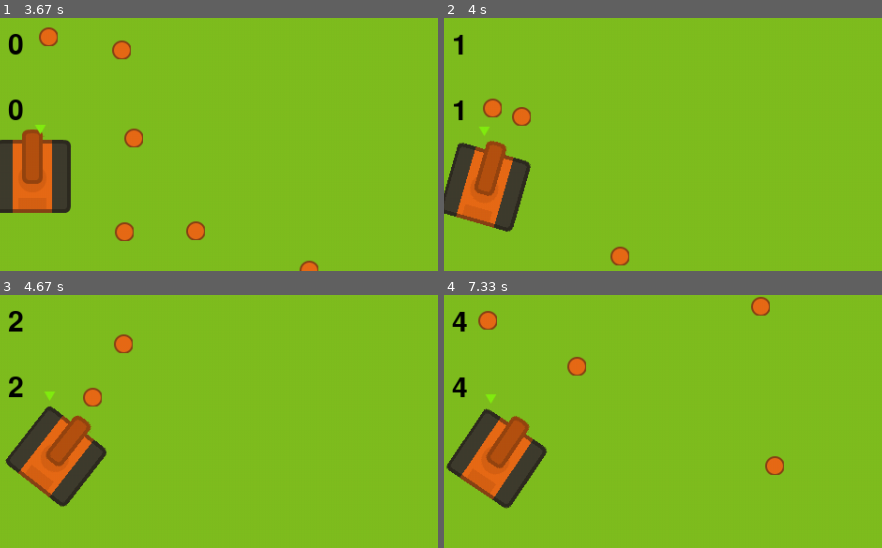
Above: before the commit, frames 1-4 (two rows, left to right).
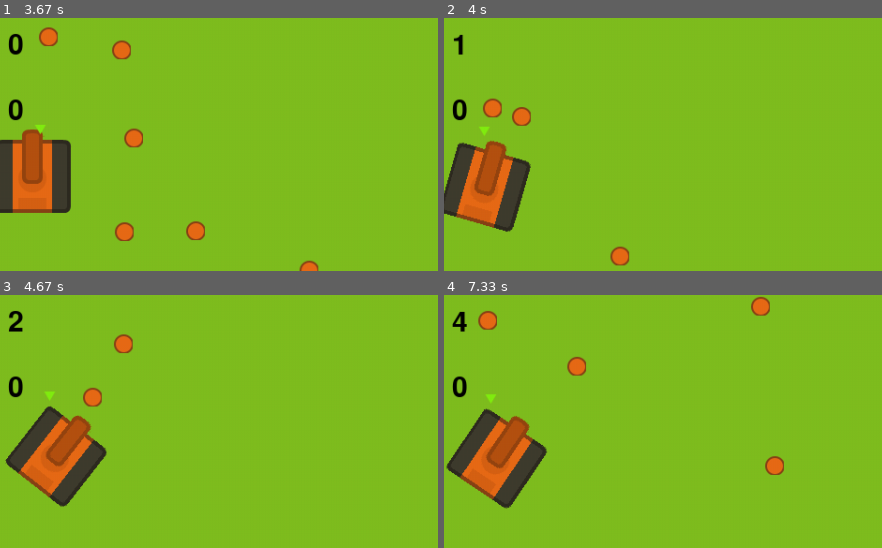
Above: after the commit, the same moments.

Repository: lenghia2797/TankPyGame
Game: pygame game, started from main.py
The game is run twice, just before and just after one commit, with the same random seed, the same clock (stepped at 60 frames per second) and the same inputs.
Inputs (mouse positions are % of the whole screen's width and height, from its top left):
- Up to frame 1 (3.67 s): tap Enter at 0.33 s; hold Right 0.67-1.13 s; hold D 0.67-1.13 s; move the mouse to (84, 47) at 0.7 s; tap X at 0.73, 1.03, 1.23, 1.57, 1.87, 2.07, 2.37, 2.63, 2.97, 3.27, 3.4 s; hold Up 1.17-1.47 s; hold W 1.17-1.47 s; move the mouse to (51, 56) at 1.2 s; hold Right 1.5-1.97 s; hold D 1.5-1.97 s; move the mouse to (26, 51) at 1.53 s; hold Left 2-2.53 s; hold A 2-2.53 s; move the mouse to (61, 72) at 2.03 s; hold Down 2.57-2.87 s; hold S 2.57-2.87 s; move the mouse to (19, 74) at 2.6 s; hold Left 2.9-3.3 s; hold A 2.9-3.3 s; move the mouse to (66, 15) at 2.93 s; hold Up from 3.33 s (still down); hold W from 3.33 s (still down); move the mouse to (88, 85) at 3.37 s
- Up to frame 2 (4 s): release Up at 3.7 s; release W at 3.7 s; hold Right from 3.73 s (still down); hold D from 3.73 s (still down); move the mouse to (63, 59) at 3.77 s; tap X at 3.8 s
- Up to frame 3 (4.67 s): tap X at 4.1, 4.47 s; release Right at 4.37 s; release D at 4.37 s; hold Down from 4.4 s (still down); hold S from 4.4 s (still down); move the mouse to (53, 16) at 4.43 s
- Up to frame 4 (7.33 s): release Down at 4.77 s; release S at 4.77 s; hold Left 4.8-5.27 s; hold A 4.8-5.27 s; move the mouse to (27, 30) at 4.83 s; tap X at 4.87, 5.17, 5.37, 5.67, 5.87, 6.2, 6.5, 6.7, 7, 7.27 s; hold Right 5.3-5.77 s; hold D 5.3-5.77 s; move the mouse to (14, 47) at 5.33 s; hold Up 5.8-6.1 s; hold W 5.8-6.1 s; move the mouse to (46, 76) at 5.83 s; hold Right 6.13-6.6 s; hold D 6.13-6.6 s; move the mouse to (51, 62) at 6.17 s; hold Left 6.63-7.17 s; hold A 6.63-7.17 s; move the mouse to (47, 33) at 6.67 s; hold Down from 7.2 s (still down); hold S from 7.2 s (still down); move the mouse to (90, 88) at 7.23 s
The pictures show only the part of the screen within x 11-61%, y 0-50%; the shares and areas given below are measured in that part.

Frame 1 is identical in both runs. In frame 2, 0.2% of the frame differs, in the area x 1-6%, y 32-41%; in frame 3, 0.1%; in frame 4, 0.2%.

Commit message:
fix score

Diff:
--- a/ScoreLabel.py
+++ b/ScoreLabel.py
@@ -32,7 +32,7 @@
         self.scene = scene
         self.font = pygame.font.Font('freesansbold.ttf', 30)
         self.text = self.font.render(
-            f'Score: {ScoreLabel.score}', True, Constants.COLOR_TEXT)
+            f'Score: {ScoreLabel2.score}', True, Constants.COLOR_TEXT)
         self.textRect = self.text.get_rect()
         self.textRect.center = (Constants.SCORE_LABEL_X,
                                 Constants.SCORE_LABEL_Y + 70)
@@ -42,7 +42,7 @@
 
     def render(self):
         self.text = self.font.render(
-            f'Score: {ScoreLabel.score}', True, Constants.COLOR_TEXT)
+            f'Score: {ScoreLabel2.score}', True, Constants.COLOR_TEXT)
 
         self.scene.screen.blit(self.text, (self.textRect.x +
                                            self.textRect.width/2 - 50, self.textRect.y))
